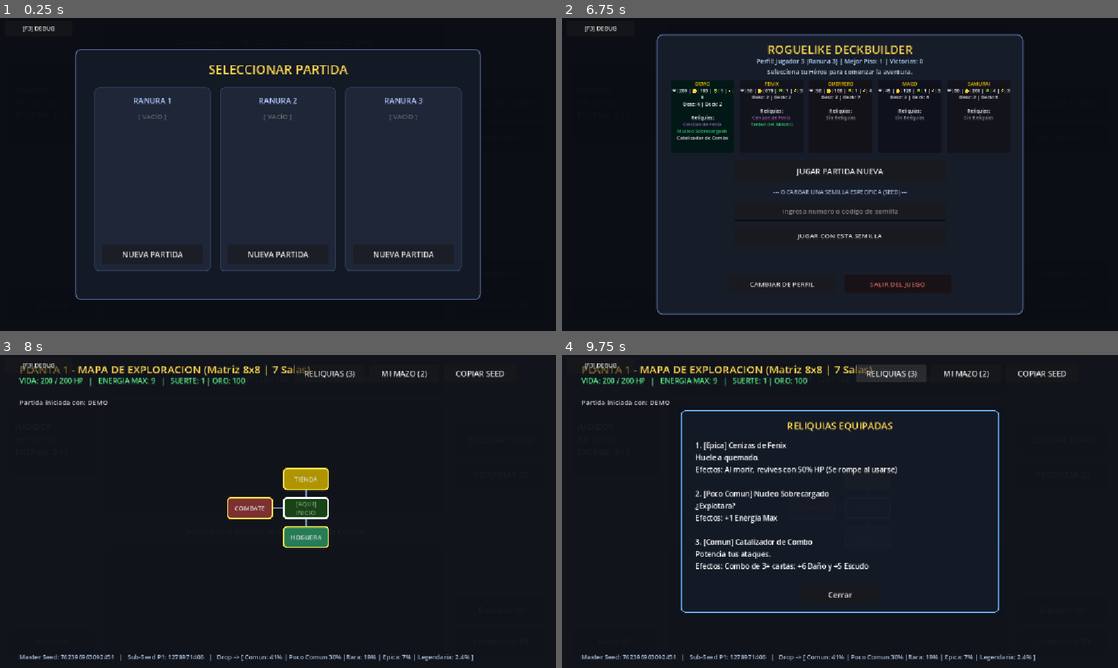
Above: before the commit, frames 1-4 (two rows, left to right).
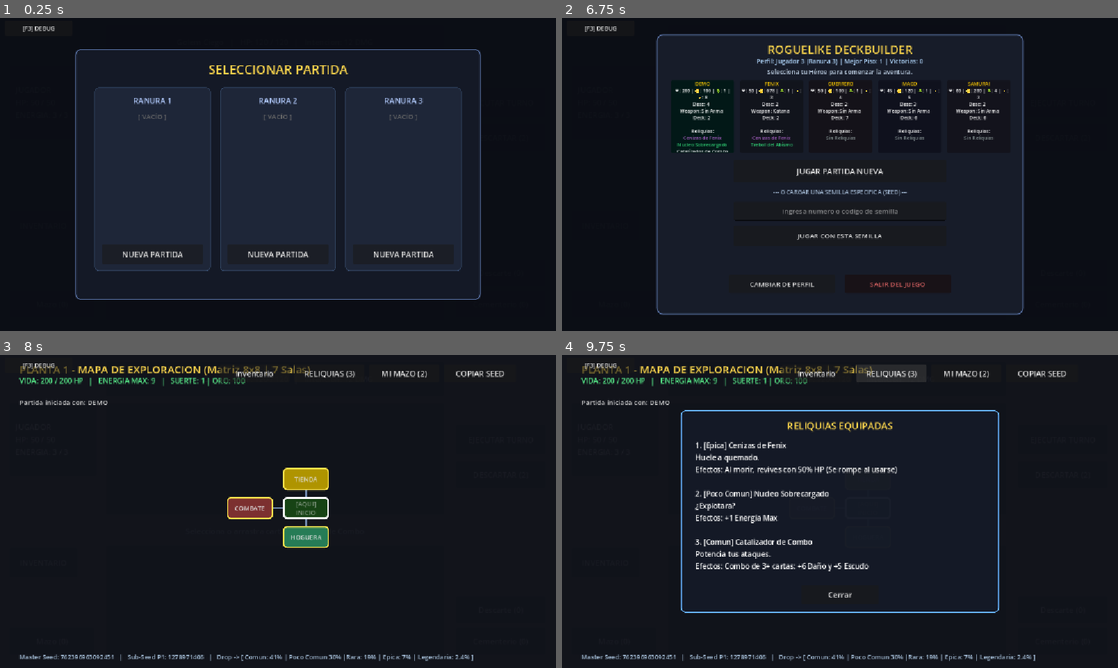
Above: after the commit, the same moments.

Repository: gastonmonsalvo/card_builder
Game: Godot game, scene res://game/battleTable/battle_table.tscn
Same seed, same stepped clock (60 frames per second), same inputs: the game is played once before the commit and once after it.
Inputs (mouse positions are in pixels of both pictures, inside the frame that each line leads up to):
- Up to frame 1 (0.25 s): no input
- Up to frame 2 (6.75 s): click (606, 224) at 0.5 s, where only the run after the commit has a clickable "INVENTARIO"; click "DESCARTAR (2)" at 1.25 s; click "Mazo (0)" at 2 s; click "Descarte (0)" at 2.75 s; click "Cementerio (0)" at 3.5 s; click "NUEVA PARTIDA" at 4.25 s; click "NUEVA PARTIDA" at 5 s; click "NUEVA PARTIDA" at 5.75 s; click "CREAR" at 6.5 s
- Up to frame 3 (8 s): click "JUGAR PARTIDA NUEVA" at 7.25 s
- Up to frame 4 (9.75 s): click (817, 373) at 8 s, where only the run after the commit has a clickable "Inventario"; click (840, 592) at 8.75 s, where only the run after the commit has a clickable "CERRAR"; click "RELIQUIAS (3)" at 9.5 s

The runs differ from the first frame. In frame 2, 2.3% of the frame differs, in the area x 19-81%, y 22-43%; in frame 3, 0.2%; in frame 4, 0.2%.

Commit message:
cambios_generales

Diff:
--- a/autoload/game_database.gd
+++ b/autoload/game_database.gd
@@ -71,3 +71,18 @@
 				enemies_list.append(res)
 
 	return enemies_list
+
+## Carga masivamente todos los recursos de armas (.tres / .res) desde una ruta específica.
+func load_all_weapons(dir_path: String = "res://weapons/data") -> Array[WeaponData]:
+	var weapons_list: Array[WeaponData] = []
+	if not DirAccess.dir_exists_absolute(dir_path):
+		return weapons_list
+
+	var entries: PackedStringArray = ResourceLoader.list_directory(dir_path)
+	for entry in entries:
+		if entry.ends_with(".tres") or entry.ends_with(".res"):
+			var res: Resource = ResourceLoader.load(dir_path.path_join(entry))
+			if res is WeaponData: # Asegurate de que tu clase de recursos de armas sea WeaponData
+				weapons_list.append(res)
+
+	return weapons_list
--- a/game/battleTable/battle_table.gd
+++ b/game/battleTable/battle_table.gd
@@ -15,6 +15,7 @@
 @onready var attack_button: Button = $AttackButton
 @onready var discard_button: Button = $DiscardButton
 @onready var hud: BattleHUD = $HUD
+
 
 var run: RunState = RunState.new()
 var deck: DeckManager = DeckManager.new()
--- a/game/constants/combat_constants.gd
+++ b/game/constants/combat_constants.gd
@@ -20,7 +20,9 @@
 const BASE_LUCKY : int = 1
 const BASE_HEALTH : int = 50
 const BASE_GOLD: int = 100
-
+const BASE_STR : int = 1
+const BASE_DEX: int = 1
+const BASE_INT : int = 1
 ## BONUS DE COMBOS
 const BASE_MIN_CARDS_REQUIERED : int = 3
 const BASE_BONUS_DMG : int =  6
@@ -34,3 +36,5 @@
 
 ## Tope máximo de probabilidad de aturdimiento por electricidad (80% máx).
 const SHOCK_MAX_STUN_CHANCE: float = 0.80
+
+const BASIC_WEAPON : WeaponData = preload("res://weapons/data/arma_basica.tres")
--- a/game/hero/data/fenix.tres
+++ b/game/hero/data/fenix.tres
@@ -7,6 +7,7 @@
 [ext_resource type="Resource" uid="uid://cdy6u54mbxfuy" path="res://cards/data/tajo.tres" id="4_2eo3g"]
 [ext_resource type="Resource" uid="uid://dkoioaycwpa06" path="res://relics/data/cenizas_fenix.tres" id="4_d8e16"]
 [ext_resource type="Resource" uid="uid://bct7xduy7vfpw" path="res://relics/data/trebol_abismo.tres" id="5_d8e16"]
+[ext_resource type="Resource" uid="uid://6i0nbwiirlsg" path="res://weapons/data/katana_basica.tres" id="8_2eo3g"]
 
 [resource]
 script = ExtResource("1_xcvvu")
@@ -16,4 +17,8 @@
 gold = 678
 starting_deck = Array[ExtResource("2_xxch1")]([ExtResource("3_wp6f5"), ExtResource("4_2eo3g")])
 starting_relic = Array[ExtResource("3_qvfsh")]([ExtResource("4_d8e16"), ExtResource("5_d8e16")])
+base_str = 4
+base_int = 5
+base_dex = 4
+starting_weapon = ExtResource("8_2eo3g")
 metadata/_custom_type_script = "uid://crbebhweegtm"
--- a/game/hero/heroData.gd
+++ b/game/hero/heroData.gd
@@ -34,5 +34,12 @@
 @export var base_dex: int = 1
 
 @export_group("Equipment")
+
 ## Arma inicial que porta el héroe al arrancar la run.
 @export var starting_weapon: WeaponData
+
+## Retorna el nombre del arma inicial de forma segura, o un texto por defecto si está desarmado.
+func get_starting_weapon_name() -> String:
+	if starting_weapon and "weapon_name" in starting_weapon:
+		return starting_weapon.weapon_name
+	return "Sin Arma"
--- a/game/run/run_director.gd
+++ b/game/run/run_director.gd
@@ -144,7 +144,8 @@
 		run.get_relics_detailed_text(),
 		table.deck.get_total_cards_count(board_cards.size()),
 		table.deck.get_full_deck_detailed_text(board_cards),
-		run.player_gold
+		run.player_gold,
+		run
 	)
 	if custom_info != "":
 		map_view.legend_label.text = custom_info
--- a/game/run/run_state.gd
+++ b/game/run/run_state.gd
@@ -48,14 +48,17 @@
 ##Lista de enemigos en la run actual.
 var enemy_catalog: Array[EnemyData] = []
 
-##Armas
+## El arma que empuña actualmente en combate.
 var current_weapon: WeaponData
+## Mochila: Armas guardadas que puede cambiar.
+@export var inventory_weapons: Array[WeaponData] = []
+## Catálogo general con todas las armas disponibles en el juego
+@export var weapon_catalog: Array[WeaponData] = []
+
 var player_str: int = 1
 var player_int: int = 1
 var player_dex: int = 1
 
-## Pool
-@export var weapon_catalog: Array[WeaponData] = []
 
 
 ## Constructor. Precarga en memoria el catálogo universal de reliquias
@@ -64,6 +67,7 @@
 	relic_catalog = GameDatabase.load_all_relics()
 	available_card_pool = GameDatabase.load_all_cards()
 	enemy_catalog = GameDatabase.load_all_enemies()
+	weapon_catalog = GameDatabase.load_all_weapons()
 
 ## Configura un estado virgen para iniciar una expedición.
 ## Inyecta el héroe seleccionado, aplica sus estadísticas base
@@ -81,6 +85,10 @@
 		max_energy = hero.energy_base
 		discards_per_combat = hero.discards_base
 		target_hand_size = hero.hand_size
+		current_weapon = hero.starting_weapon
+		player_str = hero.base_str
+		player_int = hero.base_int
+		player_dex = hero.base_dex
 	else:
 		max_player_hp = CombatConstants.BASE_HEALTH
 		player_hp = max_player_hp
@@ -89,14 +97,17 @@
 		max_energy = CombatConstants.BASE_MAX_ENERGY
 		discards_per_combat = CombatConstants.BASE_DISCARDS_PER_COMBAT
 		target_hand_size = CombatConstants.BASE_HAND_SIZE
-
+		current_weapon = CombatConstants.BASIC_WEAPON
+		player_str = CombatConstants.BASE_STR
+		player_int = CombatConstants.BASE_INT
+		player_dex = CombatConstants.BASE_DEX
 
 	active_relics.clear()
 
 	# Nos aseguramos de tener los catálogos llenos por si se vaciaron
 	if relic_catalog.is_empty(): relic_catalog = GameDatabase.load_all_relics()
 	if available_card_pool.is_empty(): available_card_pool = GameDatabase.load_all_cards()
-
+	if weapon_catalog.is_empty(): weapon_catalog = GameDatabase.load_all_weapons()
 	grant_starting_relics(hero)
 
 	if custom_seed >= 0:
@@ -238,6 +249,18 @@
 	SignalBus.relic_acquired.emit(relic)
 	if current_enemy and not current_enemy.is_dead():
 		relic.trigger_on_combat_start(current_enemy)
+
+## Equipa un arma de la mochila o del catálogo, pasando la vieja a la mochila si es necesario.
+func equip_weapon(weapon: WeaponData) -> void:
+	if weapon == null: return
+
+	if current_weapon and not inventory_weapons.has(current_weapon):
+		inventory_weapons.append(current_weapon)
+
+	current_weapon = weapon
+
+	if inventory_weapons.has(weapon):
+		inventory_weapons.erase(weapon)
 
 ## Herramienta de depuración. Itera sobre cada nodo de la matriz topológica y
 ## fuerza su estado a `discovered = true` para disipar la niebla de guerra.
@@ -487,7 +510,3 @@
 
 	if rooms_dict.has(player_grid_pos):
 		current_room = rooms_dict[player_grid_pos]
-
-## Funcion auxiliar para equipar un arma.
-func equip_weapon(weapon: WeaponData) -> void:
-	current_weapon = weapon
--- /dev/null
+++ b/ui/inventory/InventoryModalView.gd
@@ -0,0 +1,102 @@
+## Vista modal reutilizable para inspeccionar el equipo actual (Arma y Stats de RPG) del héroe.
+class_name InventoryModalView
+extends Control
+
+var panel: PanelContainer
+var content_label: Label
+var close_btn: Button
+
+func _init() -> void:
+	name = "InventoryModalView"
+	set_anchors_preset(Control.PRESET_FULL_RECT)
+	mouse_filter = Control.MOUSE_FILTER_STOP
+	visible = false
+	z_index = 140 # Por encima de mapas y HUDs normales
+
+	# Fondo semitransparente bloqueador de clicks
+	var bg := ColorRect.new()
+	bg.set_anchors_preset(Control.PRESET_FULL_RECT)
+	bg.color = Color(0.02, 0.03, 0.05, 0.8)
+	add_child(bg)
+
+	# Panel central
+	panel = PanelContainer.new()
+	var m_w: float = 420.0
+	var m_h: float = 380.0
+	panel.size = Vector2(m_w, m_h)
+	panel.position = Vector2((1152.0 - m_w) * 0.5, (648.0 - m_h) * 0.5)
+
+	var p_style := StyleBoxFlat.new()
+	p_style.bg_color = Color(0.08, 0.10, 0.15, 0.98)
+	p_style.border_width_left = 2
+	p_style.border_width_top = 2
+	p_style.border_width_right = 2
+	p_style.border_width_bottom = 2
+	p_style.border_color = Color(0.35, 0.45, 0.65)
+	p_style.corner_radius_top_left = 10
+	p_style.corner_radius_top_right = 10
+	p_style.corner_radius_bottom_left = 10
+	p_style.corner_radius_bottom_right = 10
+	panel.add_theme_stylebox_override("panel", p_style)
+	add_child(panel)
+
+	var margin := MarginContainer.new()
+	margin.add_theme_constant_override("margin_left", 20)
+	margin.add_theme_constant_override("margin_top", 20)
+	margin.add_theme_constant_override("margin_right", 20)
+	margin.add_theme_constant_override("margin_bottom", 20)
+	panel.add_child(margin)
+
+	var vbox := VBoxContainer.new()
+	vbox.add_theme_constant_override("separation", 14)
+	margin.add_child(vbox)
+
+	var title := Label.new()
+	title.text = "EQUIPO Y ATRIBUTOS"
+	title.horizontal_alignment = HORIZONTAL_ALIGNMENT_CENTER
+	title.add_theme_font_size_override("font_size", 20)
+	title.add_theme_color_override("font_color", Color(1.0, 0.85, 0.3))
+	vbox.add_child(title)
+
+	content_label = Label.new()
+	content_label.autowrap_mode = TextServer.AUTOWRAP_WORD_SMART
+	content_label.add_theme_font_size_override("font_size", 14)
+	content_label.add_theme_color_override("font_color", Color(0.9, 0.9, 0.9))
+	vbox.add_child(content_label)
+
+	var spacer := Control.new()
+	spacer.size_flags_vertical = Control.SIZE_EXPAND_FILL
+	vbox.add_child(spacer)
+
+	close_btn = Button.new()
+	close_btn.text = "CERRAR"
+	close_btn.custom_minimum_size = Vector2(120, 38)
+	close_btn.pressed.connect(func(): visible = false)
+
+	var btn_row := HBoxContainer.new()
+	btn_row.alignment = BoxContainer.ALIGNMENT_CENTER
+	btn_row.add_child(close_btn)
+	vbox.add_child(btn_row)
+
+## Abre el modal recopilando la información en tiempo real del `RunState`.
+func open_inventory(run: RunState) -> void:
+	if not run:
+		return
+
+	var w_name: String = run.current_weapon.weapon_name if run.current_weapon else "Sin Arma (Desarmado)"
+	var w_dmg: int = run.current_weapon.base_damage if run.current_weapon else 1
+	var w_class: String = WeaponData.Class.keys()[run.current_weapon.weapon_class] if run.current_weapon else "NINGUNA"
+
+	var text: String = "⚔️ ARMA EQUIPADA:\n"
+	text += "• Nombre: %s\n" % w_name
+	text += "• Clase: %s\n" % w_class
+	text += "• Daño Base: %d\n\n" % w_dmg
+
+	text += "📊 ATRIBUTOS RPG:\n"
+	text += "• Fuerza (STR): %d\n" % run.player_str
+	text += "• Inteligencia (INT): %d\n" % run.player_int
+	text += "• Destreza (DEX): %d\n" % run.player_dex
+	text += "• Suerte (LUCK): %d\n" % run.player_luck
+
+	content_label.text = text
+	visible = true
--- a/ui/menus/hero_card_view.gd
+++ b/ui/menus/hero_card_view.gd
@@ -51,15 +51,16 @@
 
 		relics_text = "\n".join(lines)
 	# Inyección del BBCode con íconos, colores y saltos de línea
-	rtl.text = "[center][color=#ffcc00]%s[/color]\n[color=#ffffff]❤️: %d | 🪙: %d | 🍀: %d |⚡: %d\nDesc: %d | Deck: %d[/color]\n\nReliquias:\n%s[/center]" % [
-		hero.hero_name.to_upper(),
-		hero.max_hp_base,
-		hero.gold,
-		hero.lucky,
-		hero.energy_base,
-		hero.discards_base,
-		hero.starting_deck.size(),
-		relics_text
+	rtl.text = "[center][color=#ffcc00]%s[/color]\n[color=#ffffff]❤️: %d | 🪙: %d | 🍀: %d | ⚡: %d\nDesc: %d  \nWeapon: %s  \nDeck: %d[/color] \n\nReliquias:\n%s[/center]" % [
+		hero.hero_name.to_upper(),              # 1. %s -> Nombre
+		hero.max_hp_base,                       # 2. %d -> HP
+		hero.gold,                              # 3. %d -> Oro
+		hero.lucky,                             # 4. %d -> Suerte
+		hero.energy_base,                       # 5. %d -> Energía
+		hero.discards_base,                     # 6. %d -> Descartes
+		hero.get_starting_weapon_name(),        # 7. %s -> Weapon (¡Nombre del arma, que es un String!)
+		hero.starting_deck.size(),              # 8. %d -> Deck (Tamaño del mazo, que es un Int!)
+		relics_text                             # 9. %s -> Reliquias
 	]
 	add_child(rtl)
 
--- a/ui/run/battle_hud.gd
+++ b/ui/run/battle_hud.gd
@@ -1,6 +1,6 @@
 ## Controlador de interfaz de usuario (Vista) durante el combate.
 ## Se encarga exclusivamente de renderizar en pantalla las estadísticas del jugador y del enemigo,
-## previsualizar el daño del combo activo y mostrar modales para inspeccionar las pilas de cartas.
+## previsualizar el daño del combo activo, mostrar modales para inspeccionar las pilas de cartas y el equipo actual.
 extends Control
 class_name BattleHUD
 
@@ -16,6 +16,8 @@
 @onready var pile_popup_label: Label = $PilePopup/PilePopupLabel
 @onready var close_popup_btn: Button = $PilePopup/ClosePopupBtn
 
+var inventory_btn: Button
+
 ## Referencia en memoria a la pila de robo (Mazo) administrada por el `DeckManager`.
 var _draw_pile: CardPile
 ## Referencia en memoria a la pila de descarte temporal del combate.
@@ -23,8 +25,12 @@
 ## Referencia en memoria a la pila de cartas agotadas (Cementerio) del combate.
 var _graveyard_pile: CardPile
 
-## Inicializa la vista ocultando el modal de inspección y conectando los clics de los botones de las pilas (Mazo, Descarte, Cementerio)
-## a la función de apertura del pop-up.
+## Referencia en memoria al modal flotante de equipo y atributos.
+var inventory_modal: InventoryModalView
+## Referencia en memoria de la run actual inyectada desde el orquestador.
+var _run_ref: RunState
+
+## Inicializa la vista ocultando el modal de inspección, montando el botón de inventario y conectando los clics.
 func _ready() -> void:
 	pile_popup.visible = false
 	draw_pile_btn.pressed.connect(func(): _show_pile(_draw_pile))
@@ -32,12 +38,34 @@
 	graveyard_pile_btn.pressed.connect(func(): _show_pile(_graveyard_pile))
 	close_popup_btn.pressed.connect(func(): pile_popup.visible = false)
 
+	# --- 1. INSTANCIAMOS EL MODAL DE INVENTARIO Y LO AGREGAMOS AL HUD ---
+	inventory_modal = InventoryModalView.new()
+	add_child(inventory_modal)
+
+	# --- 2. CREAMOS EL BOTÓN DE EQUIPO EN LA VISTA DE COMBATE ---
+	inventory_btn = Button.new()
+	inventory_btn.text = "INVENTARIO"
+
+	inventory_btn.custom_minimum_size = Vector2(0, 60)
+
+	inventory_btn.position = Vector2(20, 400) # Ajustá este Y según la altura de tu botón de Mazo
+	inventory_btn.size = Vector2(140, 36)
+	inventory_btn.pressed.connect(func():
+		if _run_ref:
+			inventory_modal.open_inventory(_run_ref)
+	)
+	add_child(inventory_btn)
+
 ## Inyecta las dependencias lógicas (pilas de cartas) desde el `DeckManager`.
 ## Permite que el HUD lea la cantidad y el contenido de las cartas sin manipularlas.
 func bind_piles(draw_p: CardPile, discard_p: CardPile, graveyard_p: CardPile) -> void:
 	_draw_pile = draw_p
 	_discard_pile = discard_p
 	_graveyard_pile = graveyard_p
+
+## Inyecta la referencia global del estado de la run para que el botón EQUIPO sepa a qué datos consultar.
+func bind_run_reference(run: RunState) -> void:
+	_run_ref = run
 
 ## Función principal de renderizado. Reconstruye todos los textos de la pantalla:
 ## 1. Panel del Jugador (HP, Energía, Suerte y Escudo).
@@ -67,7 +95,10 @@
 	player_stats_label.text = "\n".join(player_lines)
 
 	# 2. Panel del Enemigo
-	enemy_stats_label.text = enemy.get_status_text(player_luck)
+	if enemy != null:
+		enemy_stats_label.text = enemy.get_status_text(player_luck)
+	else:
+		enemy_stats_label.text = "ENEMIGO\nSin objetivo"
 
 	# 3. Banner del Combo
 	combo_banner_label.text = _format_combo_preview(preview)
@@ -108,7 +139,7 @@
 		parts.append("+%d HEMORRAGIA" % p["hemorrhage"])
 	if parts.is_empty():
 		return "Selecciona o arrastra cartas a la Zona de Combo"
-	return "COMBO ACTIVO:   " + "   |   ".join(parts)
+	return "COMBO ACTIVO:    " + "   |   ".join(parts)
 
 ## Abre el modal oscuro superpuesto (`PilePopup`) e inyecta en su etiqueta de texto
 ## la lista completa de todas las cartas contenidas en la pila solicitada.
--- a/ui/run/map_view.gd
+++ b/ui/run/map_view.gd
@@ -36,7 +36,11 @@
 var sanctuary_modal: SanctuaryModalView
 ## Componente hijo inyectado proceduralmente. Pantalla de lectura de cartas o reliquias.
 var inspector_modal: InspectorModalView
-
+## Componente hijo inyectado proceduralmente. Pantalla de inventario
+var inventory_modal: InventoryModalView
+var inventory_btn: Button
+## Referencia local al estado de la run actual para consultas de inventario y equipo.
+var _current_run_ref: RunState = null
 ## Memoria caché en formato texto (BBCode) con las descripciones de las reliquias
 ## equipadas para inyectar en el Inspector.
 var _cached_relics_detail: String = ""
@@ -49,7 +53,7 @@
 ## Constructor de la interfaz gráfica del mapa.
 ## Ensambla proceduralmente las etiquetas de cabecera, paneles laterales (Reliquias y Mazo),
 ## leyenda inferior, el botón de copiar semilla al portapapeles y los paneles
-## modales ocultos (`SanctuaryModalView`, `InspectorModalView`).
+## modales ocultos (`SanctuaryModalView`, `InspectorModalView`, ).
 func _init() -> void:
 	name = "MapView"
 	set_anchors_preset(Control.PRESET_FULL_RECT)
@@ -120,6 +124,22 @@
 
 	inspector_modal = InspectorModalView.new()
 	add_child(inspector_modal)
+
+	inventory_btn = Button.new()
+	inventory_btn.text = "Inventario"
+
+	inventory_btn.position = Vector2(455, 20)
+	inventory_btn.size = Vector2(145, 36)
+	inventory_btn.pressed.connect(func():
+		# Necesitamos una referencia al run para abrirlo.
+		# Como MapView recibe los datos por setup_floor, guardemos una referencia local al RunState o pasémosla.
+		if _current_run_ref:
+			inventory_modal.open_inventory(_current_run_ref)
+	)
+	add_child(inventory_btn)
+
+	inventory_modal = InventoryModalView.new()
+	add_child(inventory_modal)
 
 ## Inyecta el estado completo de la partida proveniente de `RunDirector.open_map()`.
 ## Actualiza los textos (Salud, Energía, Suerte, Oro, Probabilidades de drop por rareza)
@@ -138,7 +158,8 @@
 	p_relics_detail: String,
 	p_deck_count: int,
 	p_deck_detail: String,
-	p_player_gold:int
+	p_player_gold:int,
+	p_run_ref: RunState = null
 ) -> void:
 	visible = true
 	floor_number = p_floor
@@ -148,7 +169,7 @@
 	current_pos = p_current_pos
 	_cached_relics_detail = p_relics_detail
 	_cached_deck_detail = p_deck_detail
-
+	_current_run_ref = p_run_ref
 	var odds_txt: String = RaritySystem.get_probabilities_summary(floor_number, p_player_luck)
 
 	title_label.text = "PLANTA %d - MAPA DE EXPLORACION (Matriz 8x8 | %d Salas)" % [floor_number, rooms.size()]
--- a/ui/system/debug_overlay.gd
+++ b/ui/system/debug_overlay.gd
@@ -224,7 +224,6 @@
 	for child in weapons_box.get_children():
 		child.queue_free()
 
-
 	if "weapon_catalog" in run:
 		for weapon: WeaponData in run.weapon_catalog:
 			var btn := Button.new()
--- /dev/null
+++ b/weapons/data/arma_basica.tres
@@ -0,0 +1,7 @@
+[gd_resource type="Resource" script_class="WeaponData" format=3 uid="uid://cjoyr30hc8khc"]
+
+[ext_resource type="Script" uid="uid://db3042vswtitv" path="res://weapons/weapon_data.gd" id="1_gl3ob"]
+
+[resource]
+script = ExtResource("1_gl3ob")
+metadata/_custom_type_script = "uid://db3042vswtitv"
--- a/weapons/data/katana_basica.tres
+++ b/weapons/data/katana_basica.tres
@@ -5,6 +5,7 @@
 [resource]
 script = ExtResource("1_hmuh8")
 weapon_id = "1"
+weapon_name = "Katana"
 weapon_class = 5
 base_damage = 5
 req_str = 5
--- a/weapons/weapon_data.gd
+++ b/weapons/weapon_data.gd
@@ -37,6 +37,7 @@
 	if h_dex < req_dex: deficit += (req_dex - h_dex)
 	return deficit
 
+
 ## Calcula el bonus de daño puro basado en los stats del héroe y el multiplicador del arma.
 func get_scaling_bonus(h_str: int, h_int: int, h_dex: int) -> int:
 	var bonus: float = (h_str * scale_str) + (h_int * scale_int) + (h_dex * scale_dex)
Not shown, added: ui/inventory/InventoryModalView.gd.uid
